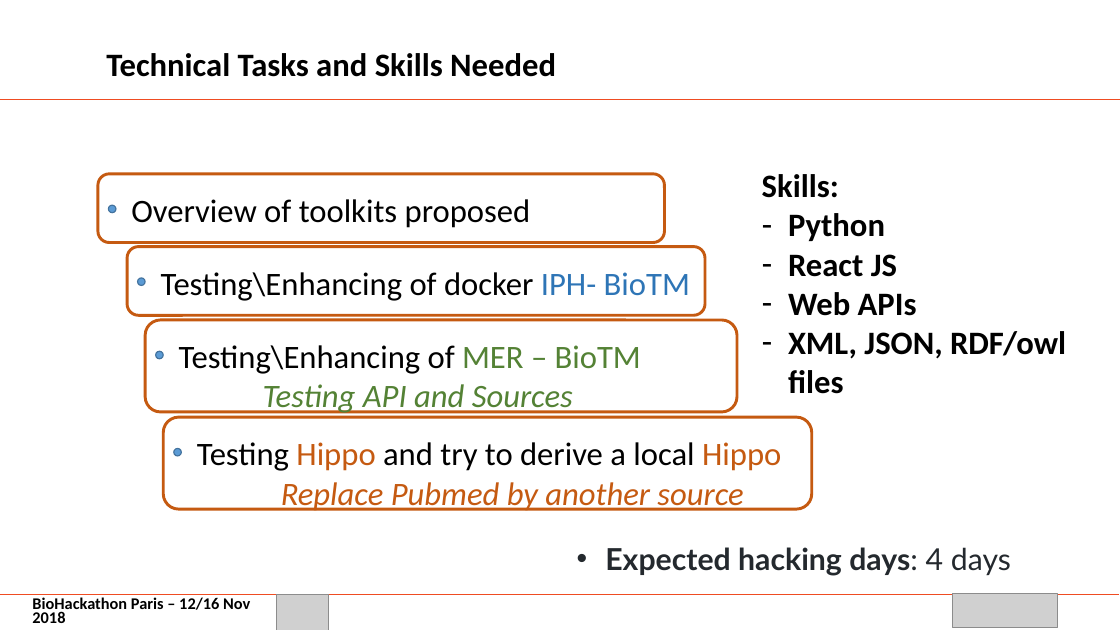
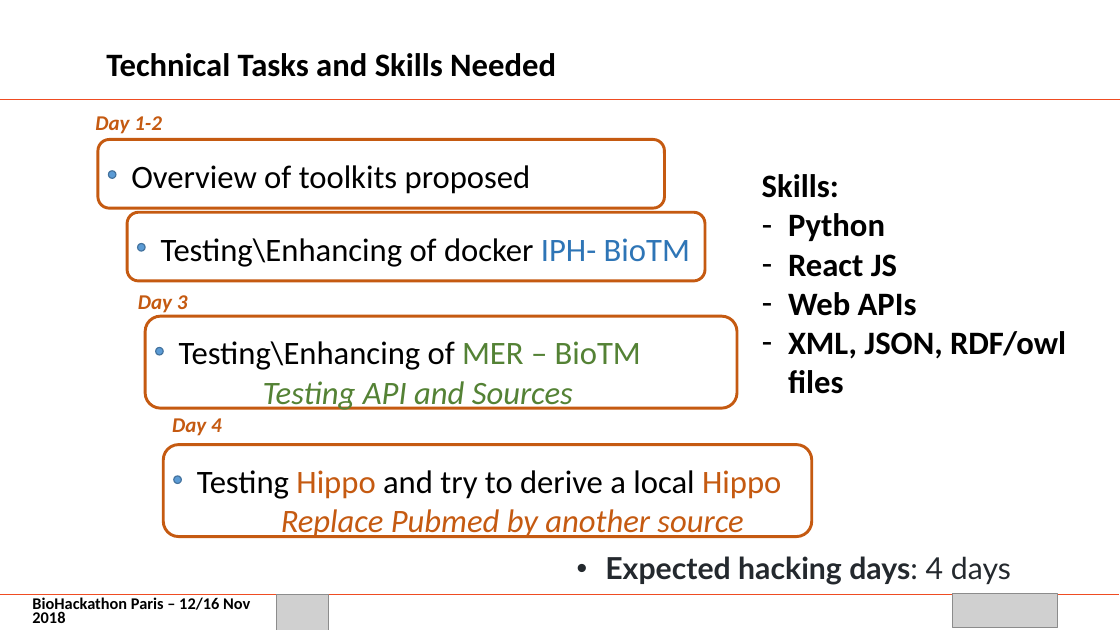
Before and after one commit to elixir-europe/BioHackathon, a slide deck: slide 8 of data/Improve Orphanet disease description knowledge by phenotypic automated recognition using scrapping toolkits/BH_Scrapping_David.pptx. Drawn at 1120x630 pixels with LibreOffice and Linux fonts; fonts in the diff are those of the drawing; grey boxes stand for pictures; background and template pictures are left out. Boxes give left, top, right and bottom in pixels: in the first picture for what was removed or moved away, otherwise in the second. Text is boxed around its words. In the diff, an @@ line names an element or a change of style, - is before the commit and + after.

```diff
--- a/data/Improve Orphanet disease description knowledge by phenotypic automated recognition using scrapping toolkits/BH_Scrapping_David.pptx
+++ b/data/Improve Orphanet disease description knowledge by phenotypic automated recognition using scrapping toolkits/BH_Scrapping_David.pptx
@@ text added at <box>95,116,162,134</box>, 18 pt, text #C55A11, bold, italic @@
+Day 1-2
@@ 2 texts, 2 rounded rectangles, 2 ellipses: place and size @@
-2 texts, 2 rounded rectangles, 2 ellipses at <box>98,174,705,316</box>
+2 texts, 2 rounded rectangles, 2 ellipses at <box>98,139,705,281</box>
@@ text added at <box>138,295,188,316</box>, 18 pt, text #C55A11, bold, italic @@
+Day 3
@@ 1 text, 1 ellipse, 1 rounded rectangle: place and size @@
-1 text, 1 ellipse, 1 rounded rectangle at <box>145,320,738,416</box>
+1 text, 1 ellipse, 1 rounded rectangle at <box>145,316,738,410</box>
@@ text added at <box>172,418,222,436</box>, 18 pt, text #C55A11, bold, italic @@
+Day 4
@@ rounded rectangle: place and size @@
-rounded rectangle at <box>163,418,812,509</box>
+rounded rectangle at <box>163,444,812,536</box>
@@ ellipse: place and size @@
-ellipse at <box>174,449,181,456</box>
+ellipse at <box>174,476,181,484</box>
@@ text "Testing Hippo and try to ...": place and size @@
-text "Testing Hippo and try to ..." at <box>197,442,781,511</box>
+text "Testing Hippo and try to ..." at <box>197,470,781,538</box>
@@ text "Expected hacking days: 4 days": place and size @@
-text "Expected hacking days: 4 days" at <box>605,547,1011,575</box>
+text "Expected hacking days: 4 days" at <box>605,556,1011,585</box>
```
Also in this commit, not shown: 5 other slides changed, 1 other file.
